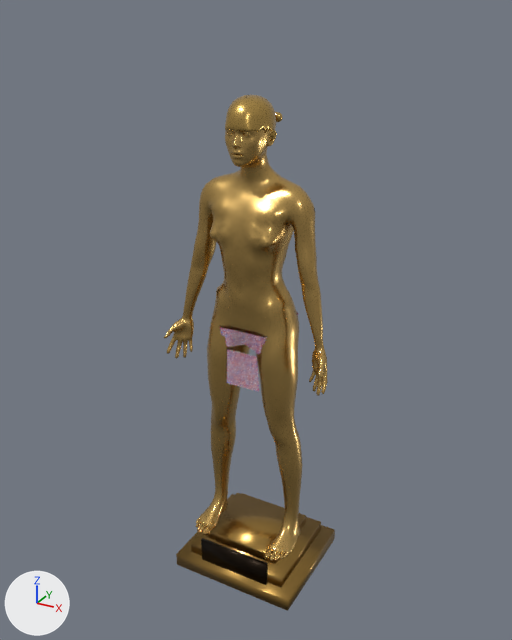
One commit to the glTF model server/src/main/resources/public/models/tcm-bronze-figure.glb: the scene before it, then after it.
One viewpoint serves both versions: a camera (50 mm lens) standing at (1.15, -2.11, 1.97) and looking at (-0.01, 0.01, 0.91). The axes (+X, +Y, +Z) are drawn at lower left. The lights are the same throughout. The picture after the commit comes second. Where no turn or scale is listed for an object, it has been applied to the vertices. Vertices at exactly the same position are counted once.

Names of what the first picture shows: 'bronze_body', 'bronze_hair_shell', 'bronze_sash_band', 'bronze_sash_flap', 'pedestal_base', 'pedestal_mid', 'pedestal_plaque', 'pedestal_top' and 1 more.
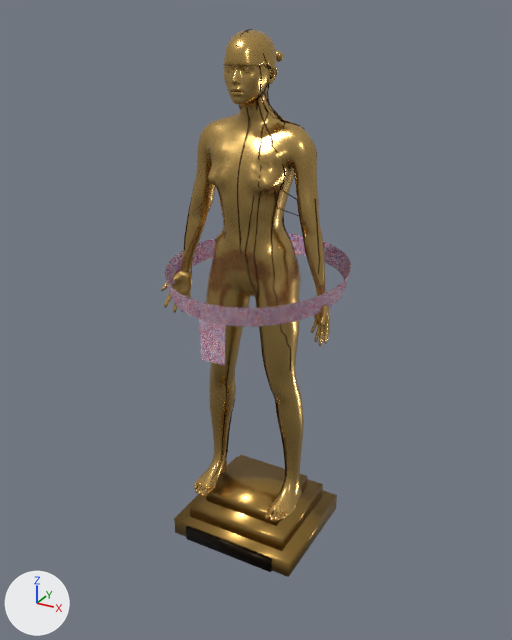
Boxes [x1, y1, x2, y2] around the edits, measured in the pictures (512 x 640 px):
'bronze_body', moved
    before: [164, 129, 327, 561]
    after: [161, 65, 330, 521]
'pedestal_base', moved, rescaled
    before: [176, 494, 335, 611]
    after: [174, 461, 337, 577]
'pedestal_top', moved, rescaled
    before: [208, 493, 306, 564]
    after: [206, 455, 307, 526]
'bronze_sash_band', reshaped
    before: [219, 312, 298, 354]
    after: [165, 234, 351, 327]
'pedestal_mid', moved, rescaled
    before: [191, 493, 321, 587]
    after: [189, 457, 323, 551]
'bronze_hair_shell', moved
    before: [225, 95, 277, 139]
    after: [224, 30, 277, 76]
'pedestal_plaque', moved, rescaled
    before: [201, 538, 268, 585]
    after: [186, 526, 272, 572]
'bronze_sash_flap', reshaped (18% narrower, 9% taller)
    before: [227, 349, 259, 392]
    after: [199, 319, 225, 366]
'bronze_meridians', added
    after: [184, 29, 320, 495]
part 3 of me_bronze_sash_band, added
    after: [165, 234, 351, 327]
part 4 of me_bronze_sash_band, deleted
    before: [219, 312, 298, 354]

The change, as a diff of the scene's bpy script:
```diff
--- a/server/src/main/resources/public/models/tcm-bronze-figure.glb.py
+++ b/server/src/main/resources/public/models/tcm-bronze-figure.glb.py
@@ me_bronzebasefemale @@
-me_bronzebasefemale.from_pydata(...)  # 13524 vertices, 27036 faces; spans x -0.33..0.33, y -0.19..0.09, z 0.0..1.72
+me_bronzebasefemale.from_pydata(...)  # 13524 vertices, 27036 faces; spans x -0.33..0.33, y -0.19..0.09, z 0.19..1.91
+# me_bronzebasefemale part 1: the whole mesh is moved by (0.0, 0.0, 0.19)
 me_bronzebasefemale.materials.append(mat_bronze_001)
@@ me_bronze_hair_shell @@
-me_bronze_hair_shell.from_pydata(...)  # 1958 vertices, 3888 faces; spans x -0.087..0.087, y -0.145..0.046, z 1.581..1.721
+me_bronze_hair_shell.from_pydata(...)  # 1958 vertices, 3888 faces; spans x -0.087..0.087, y -0.145..0.046, z 1.773..1.913
+# me_bronze_hair_shell part 2: the whole mesh is moved by (0.0, 0.0, 0.192)
 me_bronze_hair_shell.materials.append(mat_bronze_hair)
@@ me_bronze_sash_band @@
-me_bronze_sash_band.from_pydata(...)  # 144 vertices, 144 faces; spans x -0.161..0.161, y -0.119..0.095, z 0.845..0.954
+me_bronze_sash_band.from_pydata(...)  # 162 vertices, 160 faces; spans x -0.329..0.329, y -0.329..0.329, z 1.031..1.157
+# me_bronze_sash_band part 3: 162 vertices added at x -0.329..0.329, y -0.329..0.329, z 1.031..1.157
+# me_bronze_sash_band part 4: 144 vertices removed from x -0.161..0.161, y -0.119..0.095, z 0.845..0.954
 me_bronze_sash_band.materials.append(mat_sash_cloth_001)
@@ me_bronze_sash_flap @@
-me_bronze_sash_flap.from_pydata(...)  # 4 vertices, 2 faces; spans x -0.0694..0.0694, y -0.1194..-0.1137, z 0.6913..0.8366
-me_bronze_sash_flap.vertices[0].co = (-0.0612, -0.1194, 0.8366)  # pixel (227, 349)
-me_bronze_sash_flap.vertices[1].co = (0.0612, -0.1194, 0.8366)  # pixel (256, 356)
-me_bronze_sash_flap.vertices[2].co = (0.0694, -0.1137, 0.6913)  # pixel (259, 392)
-me_bronze_sash_flap.vertices[3].co = (-0.0694, -0.1137, 0.6913)  # pixel (226, 383)
+me_bronze_sash_flap.from_pydata(...)  # 4 vertices, 2 faces; spans x -0.0504..0.0504, y -0.3115, z 0.883..1.033
+# me_bronze_sash_flap part 5
+me_bronze_sash_flap.vertices[0].co = (-0.0504, -0.3115, 1.033)  # pixel (199, 318)
+me_bronze_sash_flap.vertices[1].co = (0.0504, -0.3115, 1.033)  # pixel (225, 324)
+me_bronze_sash_flap.vertices[2].co = (0.0456, -0.3115, 0.883)  # pixel (224, 365)
+me_bronze_sash_flap.vertices[3].co = (-0.0456, -0.3115, 0.883)  # pixel (201, 359)
 me_bronze_sash_flap.materials.append(mat_sash_cloth_001)
@@ me_pedestal_base @@
-me_pedestal_base.from_pydata(...)  # 8 vertices, 12 faces; spans x -0.26..0.26, y -0.23..0.23, z -0.17..-0.114
+me_pedestal_base.from_pydata(...)  # 8 vertices, 12 faces; spans x -0.26..0.26, y -0.23..0.23, z 0.0..0.072
+# me_pedestal_base part 6: the whole mesh is scaled about its middle by (1, 1, 1.29), then moved by (0.0, 0.0, 0.178)
 me_pedestal_base.materials.append(mat_bronze_dark)
@@ me_pedestal_mid @@
-me_pedestal_mid.from_pydata(...)  # 8 vertices, 12 faces; spans x -0.21..0.21, y -0.19..0.19, z -0.11..-0.062
+me_pedestal_mid.from_pydata(...)  # 8 vertices, 12 faces; spans x -0.21..0.21, y -0.19..0.19, z 0.072..0.136
+# me_pedestal_mid part 7: the whole mesh is scaled about its middle by (1, 1, 1.33), then moved by (0.0, 0.0, 0.19)
 me_pedestal_mid.materials.append(mat_bronze_dark)
@@ me_pedestal_top @@
-me_pedestal_top.from_pydata(...)  # 8 vertices, 12 faces; spans x -0.16..0.16, y -0.14..0.14, z -0.052..-0.012
+me_pedestal_top.from_pydata(...)  # 8 vertices, 12 faces; spans x -0.16..0.16, y -0.14..0.14, z 0.136..0.192
+# me_pedestal_top part 8: the whole mesh is scaled about its middle by (1, 1, 1.4), then moved by (0.0, 0.0, 0.196)
 me_pedestal_top.materials.append(mat_bronze_dark)
@@ me_pedestal_plaque @@
-me_pedestal_plaque.from_pydata(...)  # 8 vertices, 12 faces; spans x -0.15..0.15, y -0.204..-0.192, z -0.144..-0.012
+me_pedestal_plaque.from_pydata(...)  # 8 vertices, 12 faces; spans x -0.192..0.192, y -0.247..-0.235, z 0.006..0.066
+# me_pedestal_plaque part 9: the whole mesh is scaled about its middle by (1.28, 1, 0.447), then moved by (0.0, -0.043, 0.114)
 me_pedestal_plaque.materials.append(mat_plaque)
@@ ob_bronze_meridians @@
+ob_bronze_meridians = bpy.data.objects.new('bronze_meridians', me_bronze_meridians)  # 4784 vertices, 9168 faces; spans x -0.27..0.28, y -0.14..0.09, z 0.21..1.91; in mat_meridian_dark (brown #4a3214)
+ob_bronze_meridians.location = (0.0, 0.0, 0.0)
```
